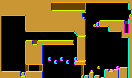
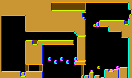
Revision of a layered (132, 78) image; what changed, layer by layer:
showed "Foreground", painted on it over (124, 24, 129, 33)
painted on "Tiles" over (124, 24, 129, 33)
